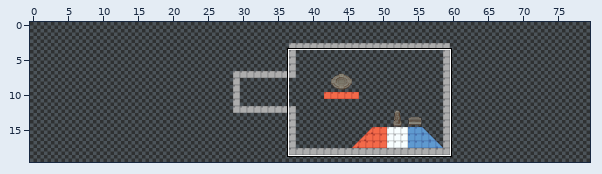
Two states of a Tiled map, Client/Content/Tilemaps/Dummy.tmx. Above: a wide view before the commit, with the close-up outlined.
Close-up. Old version:
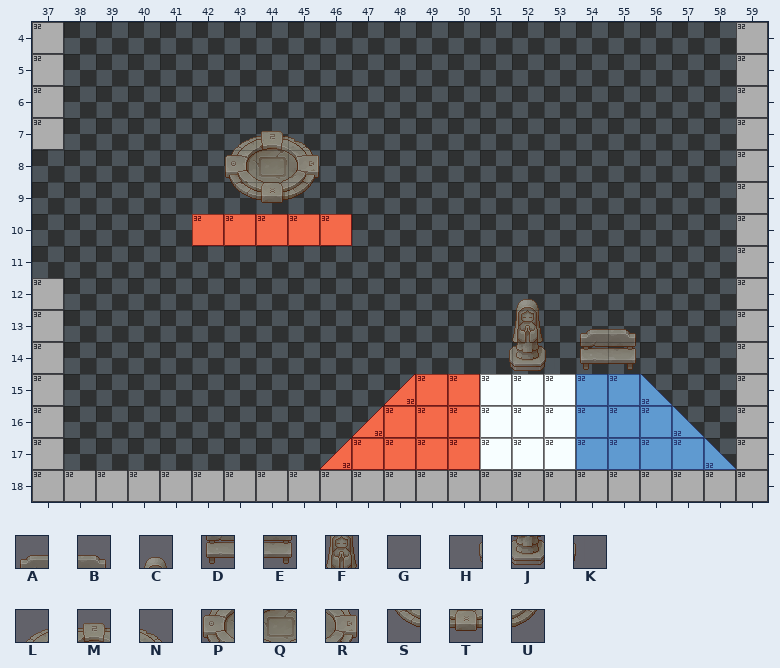
Cells are 32x32 px. Shown: x 37..59, y 4..18.
Key: from "TX Props": A 9, B 10, C 14, D 25, E 26, F 30, G 31, H 45, J 46, K 47, L 139, M 140, N 141, P 155, Q 156, R 157, S 171, T 172, U 173.
_ is an empty cell.
Layers that did not change in this view are not listed.
Layer "Tile Layer 3" before, first column x 37:
 4 _______________________
 5 _______________________
 6 _______________________
 7 ______LMN______________
 8 ______PQR______________
 9 ______STU______________
10 _______________________
11 _______________________
12 _______________C_______
13 _______________FGAB____
14 ______________HJKDE____
15 _______________________
16 _______________________
17 _______________________
18 _______________________
Once edited:
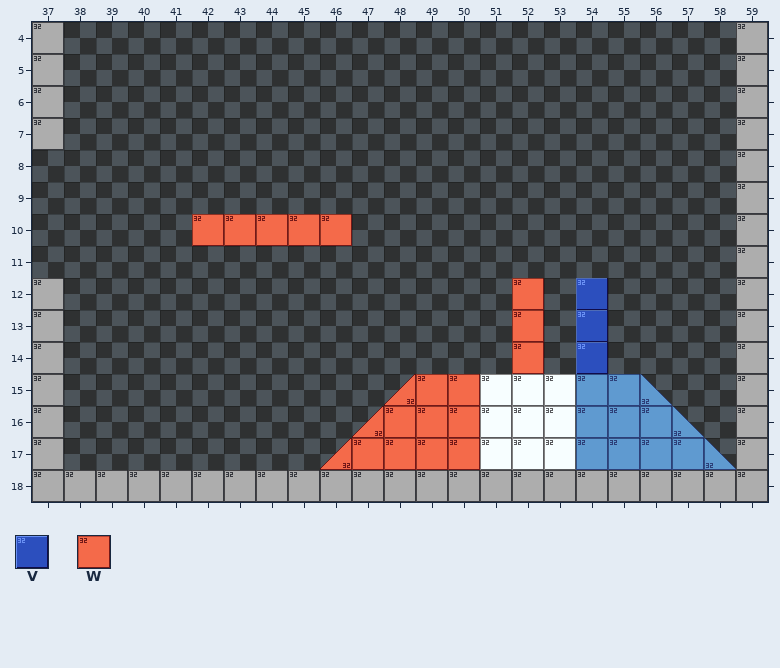
Further tiles: from "TemplateTileset": V 17, W 31.
Tiles of an added or newly shown layer are drawn over the layers below it.
Edits made:
Layer "Tile Layer 3":
y 7: x 43..45 LMN -> ___
y 8: x 43..45 PQR -> ___
y 9: x 43..45 STU -> ___
y 12: x 52 C -> _
y 13: x 52 F -> _; x 54..55 AB -> __
y 14: x 51..55 HJKDE -> _____
Layer "Tile Layer 4" (added):
y 12..14: x 52 _ -> W
Layer "Tile Layer 5" (added):
y 12..14: x 54 _ -> V
